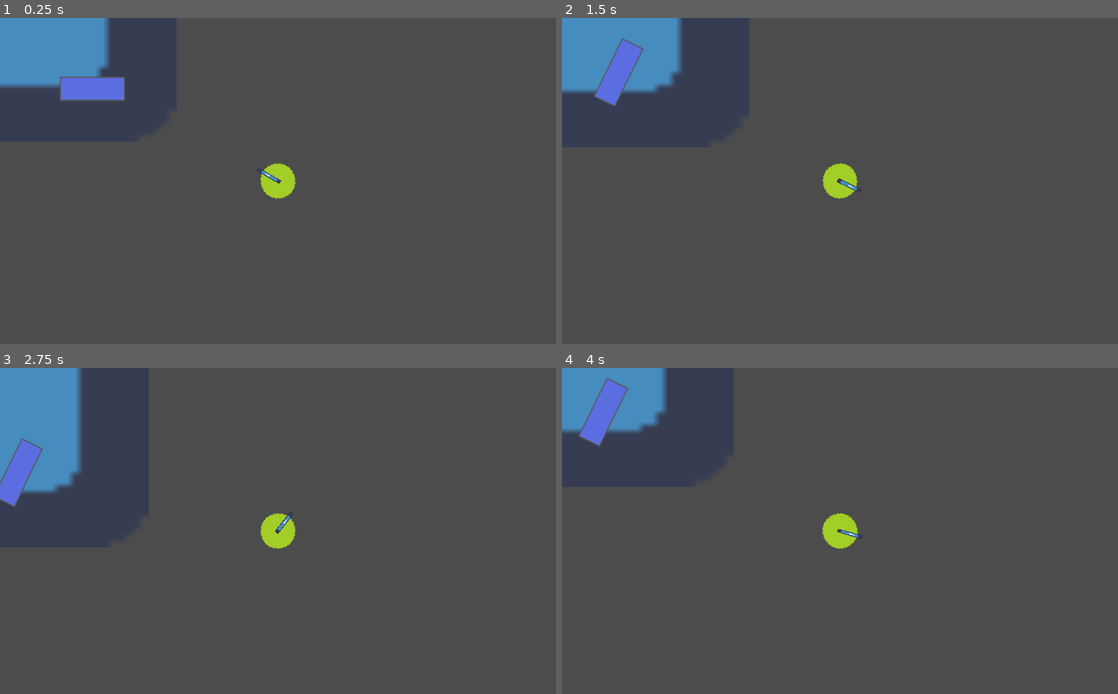
Above: before the commit, frames 1-4 (two rows, left to right).
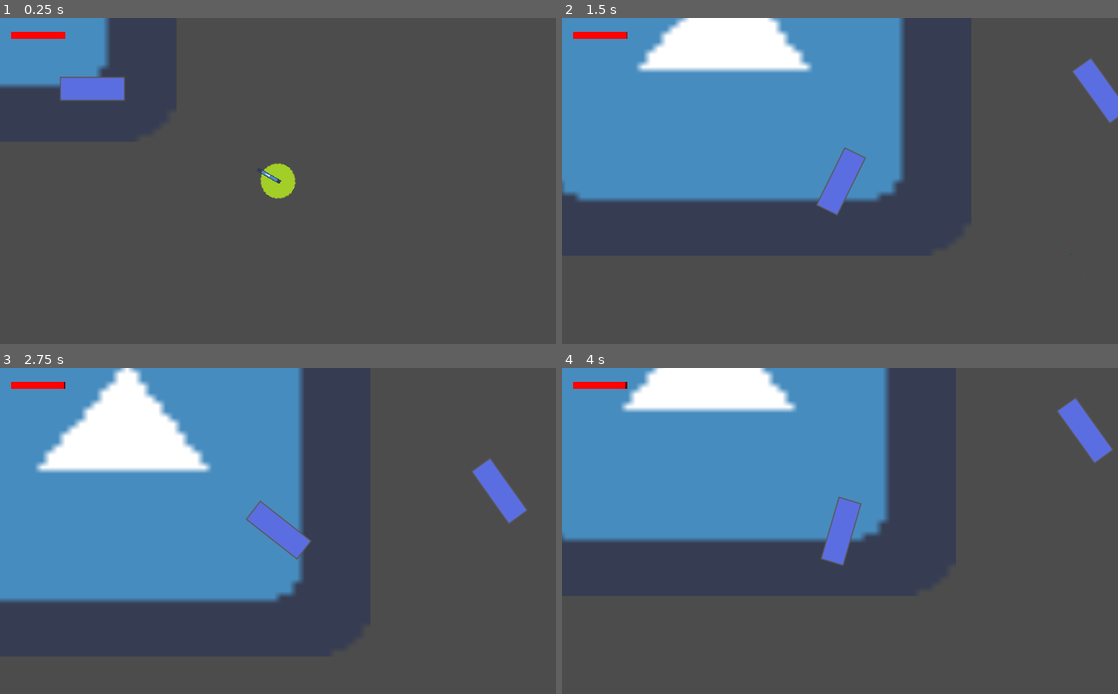
Above: after the commit, the same moments.

Repository: jastadj/wgj_185_parasite
Game: Godot game, scene res://scenes/main/main.tscn
The game is run twice, just before and just after one commit, with the same random seed, the same clock (stepped at 60 frames per second) and the same inputs. The engine's default icon, where the game draws it, is replaced by a stand-in: a white triangle on a blue panel in a dark square.
Inputs (mouse positions are in pixels of both pictures, inside the frame that each line leads up to):
- Up to frame 1 (0.25 s): no input
- Up to frame 2 (1.5 s): tap Enter at 0.5 s; move the mouse to (656, 89) at 0.52 s; hold Up (ui_up) 0.53-1.28 s; click (656, 89) at 0.67 s; move the mouse to (1062, 288) at 1.27 s; click (1062, 288) at 1.42 s
- Up to frame 3 (2.75 s): tap Space at 2 s; move the mouse to (333, 459) at 2.02 s; hold Up (ui_up) from 2.03 s (still down); click (333, 459) at 2.17 s
- Up to frame 4 (4 s): move the mouse to (812, 596) at 2.77 s; click (812, 596) at 2.92 s; move the mouse to (1006, 579) at 3.52 s; release Up (ui_up) at 3.53 s; click (1006, 579) at 3.67 s

The runs differ from the first frame. In frame 1, 0.2% of the frame differs, in the area x 2-12%, y 4-7%; in frame 2, 33%; in frame 3, 37%, in the area x 0-95%, y 0-73%; in frame 4, 31%.

Commit message:
energy and ui

Diff:
--- a/game/gamedata.gd
+++ b/game/gamedata.gd
@@ -1,3 +1,6 @@
 extends Node
 
 var parasite_controller = null
+
+func new_game():
+	pass
--- a/objects/actors/actor.gd
+++ b/objects/actors/actor.gd
@@ -23,8 +23,11 @@
 			move_dir = Vector2(0,1).rotated(rotation + PI) * move_speed * delta
 
 		move_and_slide(move_dir)
+		possessed_by.camera.position = position
 
-		possessed_by.camera.position = position
+		if !move_dir: possessed_by.decrease_energy(delta * possessed_by.energy_idle)
+		else: possessed_by.decrease_energy(delta * possessed_by.energy_move)
+
 
 
 func _on_npc_input_event(viewport, event, shape_idx):
--- a/objects/actors/npc/npc.tscn
+++ b/objects/actors/npc/npc.tscn
@@ -4,12 +4,14 @@
 [ext_resource path="res://objects/actors/actor.gd" type="Script" id=2]
 
 [sub_resource type="RectangleShape2D" id=1]
+extents = Vector2( 30.5821, 11.4638 )
 
 [node name="npc" type="KinematicBody2D"]
 input_pickable = true
 script = ExtResource( 2 )
 
 [node name="CollisionShape2D" type="CollisionShape2D" parent="."]
+position = Vector2( 0, -1 )
 shape = SubResource( 1 )
 
 [node name="body" type="Sprite" parent="."]
--- a/objects/actors/parasite_controller.gd
+++ b/objects/actors/parasite_controller.gd
@@ -2,6 +2,13 @@
 
 var possessing = null
 var camera = null
+var energy = 100
+var max_energy = 100
+var energy_move = 1.0 # how much energy is consumed by movement
+var energy_idle = 0.0 # how much energy is consumed while idle
+
+var mainui
+var energy_bar
 
 func _ready():
 
@@ -10,6 +17,10 @@
 	camera.current = true
 	add_child(camera)
 
+	# add ui
+	mainui = preload("res://ui/mainui/mainui.tscn").instance()
+	mainui.parasite_controller = self
+	add_child(mainui)
 
 func _input(event):
 
@@ -27,4 +38,14 @@
 func release_possession():
 	if !possessing: return
 	possessing.possessed_by = null
+	var particles = preload("res://particles/parasite_test_particles.tscn").instance()
+	add_child(particles)
+	particles.position = possessing.position
+	possessing.queue_free()
 	possessing = null
+
+func decrease_energy(val):
+	energy -= val
+	if energy <= 0.0:
+		print("game over")
+		energy = 0.0
--- /dev/null
+++ b/particles/parasite_test_particles.tscn
@@ -0,0 +1,26 @@
+[gd_scene load_steps=5 format=2]
+
+[ext_resource path="res://particles/particles_oneshot.gd" type="Script" id=1]
+
+[sub_resource type="Gradient" id=1]
+colors = PoolColorArray( 0, 1, 0.0392157, 1, 0.0313726, 0.380392, 0.0196078, 0.847059 )
+
+[sub_resource type="GradientTexture" id=2]
+gradient = SubResource( 1 )
+
+[sub_resource type="ParticlesMaterial" id=3]
+flag_disable_z = true
+spread = 180.0
+gravity = Vector3( 0, 0, 0 )
+initial_velocity = 34.48
+orbit_velocity = 0.0
+orbit_velocity_random = 0.0
+color_ramp = SubResource( 2 )
+
+[node name="parasite_test_particles" type="Particles2D"]
+emitting = false
+amount = 20
+one_shot = true
+speed_scale = 2.0
+process_material = SubResource( 3 )
+script = ExtResource( 1 )
--- /dev/null
+++ b/particles/particles_oneshot.gd
@@ -0,0 +1,9 @@
+extends Particles2D
+
+func _ready():
+	emitting = true
+
+func _process(delta):
+
+	if !emitting:
+		queue_free()
--- a/scenes/levels/level.gd
+++ b/scenes/levels/level.gd
@@ -26,6 +26,7 @@
 	var new_parasite = spawn_parasite(start_position)
 	parasite_controller.possess(new_parasite)
 
+
 func spawn_parasite(pos):
 	var new_parasite = preload("res://objects/actors/parasite/parasite.tscn").instance()
 	add_child(new_parasite)
--- a/scenes/levels/level01.tscn
+++ b/scenes/levels/level01.tscn
@@ -15,5 +15,9 @@
 [node name="npc" parent="." instance=ExtResource( 4 )]
 position = Vector2( 618.181, 389.966 )
 
+[node name="npc2" parent="." instance=ExtResource( 4 )]
+position = Vector2( 813.469, 286.023 )
+rotation = 0.948145
+
 [node name="start_position" type="Node2D" parent="."]
 position = Vector2( 789.131, 473.762 )
--- a/scenes/main/main.gd
+++ b/scenes/main/main.gd
@@ -10,6 +10,7 @@
 	mouse_cursor_texture.create_from_image(mouse_cursor_image,0)
 	Input.set_custom_mouse_cursor(mouse_cursor_texture)
 
+	Gamedata.new_game()
 
 	# load level
 	get_tree().change_scene("res://scenes/levels/level01.tscn")
--- /dev/null
+++ b/ui/mainui/energy/energy.tscn
@@ -0,0 +1,23 @@
+[gd_scene load_steps=3 format=2]
+
+[sub_resource type="StyleBoxFlat" id=1]
+bg_color = Color( 1, 0.00784314, 0.00784314, 1 )
+
+[sub_resource type="StyleBoxFlat" id=2]
+bg_color = Color( 0.34902, 0, 0, 1 )
+
+[node name="energy" type="Control"]
+__meta__ = {
+"_edit_use_anchors_": false
+}
+
+[node name="ProgressBar" type="ProgressBar" parent="."]
+margin_right = 100.0
+margin_bottom = 14.0
+custom_styles/fg = SubResource( 1 )
+custom_styles/bg = SubResource( 2 )
+value = 50.0
+percent_visible = false
+__meta__ = {
+"_edit_use_anchors_": false
+}
--- /dev/null
+++ b/ui/mainui/mainui.gd
@@ -0,0 +1,17 @@
+extends CanvasLayer
+
+var parasite_controller = null
+var energy
+
+func _ready():
+	energy = $mainui/energy
+
+func _process(delta):
+
+	if !parasite_controller: return
+
+	update_energy()
+
+func update_energy():
+	$mainui/energy/ProgressBar.max_value = parasite_controller.max_energy
+	$mainui/energy/ProgressBar.value = parasite_controller.energy
--- /dev/null
+++ b/ui/mainui/mainui.tscn
@@ -0,0 +1,21 @@
+[gd_scene load_steps=3 format=2]
+
+[ext_resource path="res://ui/mainui/energy/energy.tscn" type="PackedScene" id=1]
+[ext_resource path="res://ui/mainui/mainui.gd" type="Script" id=2]
+
+[node name="canvaslayer" type="CanvasLayer"]
+script = ExtResource( 2 )
+
+[node name="mainui" type="Control" parent="."]
+margin_right = 764.0
+margin_bottom = 425.0
+mouse_filter = 2
+__meta__ = {
+"_edit_use_anchors_": false
+}
+
+[node name="energy" parent="mainui" instance=ExtResource( 1 )]
+margin_left = 19.799
+margin_top = 25.4558
+margin_right = 19.799
+margin_bottom = 25.4558
